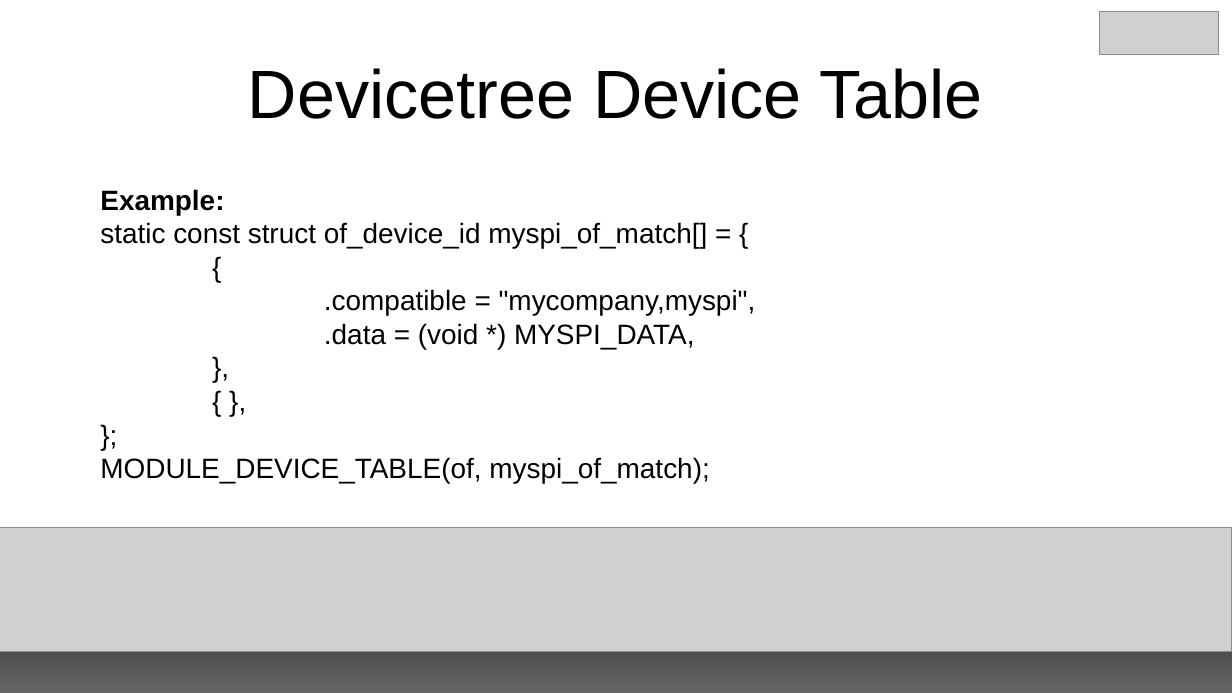
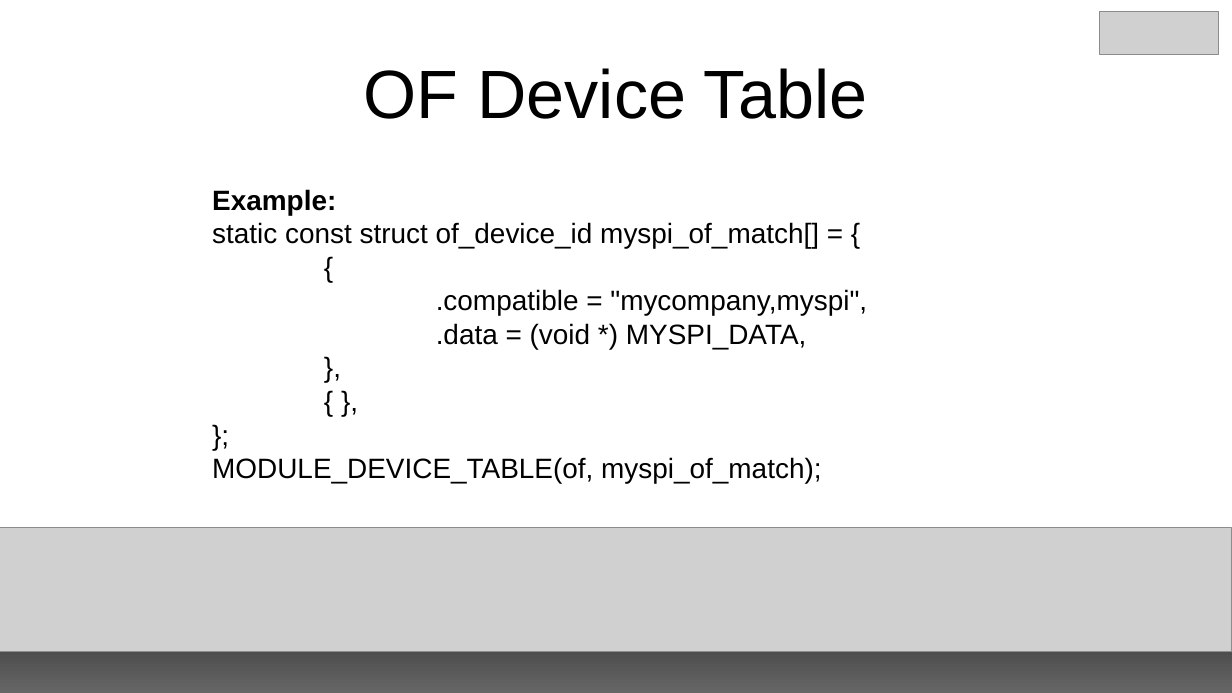
Before and after one commit to e-ale/Slides, a slide deck: slide 22 of building-an-spi-driver.odp. Drawn at 1232x693 pixels with LibreOffice and Linux fonts; fonts in the diff are those of the drawing; grey boxes stand for pictures. Boxes give left, top, right and bottom in pixels: in the first picture for what was removed or moved away, otherwise in the second. Text is boxed around its words. In the diff, an @@ line names an element or a change of style, - is before the commit and + after.

```diff
--- a/building-an-spi-driver.odp
+++ b/building-an-spi-driver.odp
@@ title at (364, 68, 867, 119): text changed @@
-Devicetree Device Table
+OF Device Table
@@ text "Example:": place and size @@
-text "Example:" at (100, 189, 756, 483)
+text "Example:" at (212, 189, 867, 483)
```
Also in this commit, not shown: 4 other slides changed, 2 slides added.
